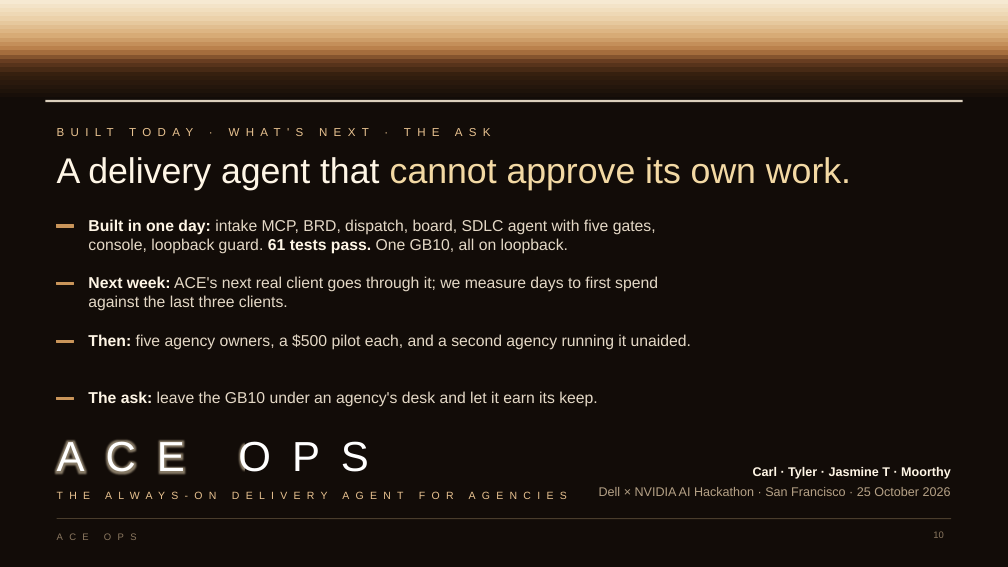
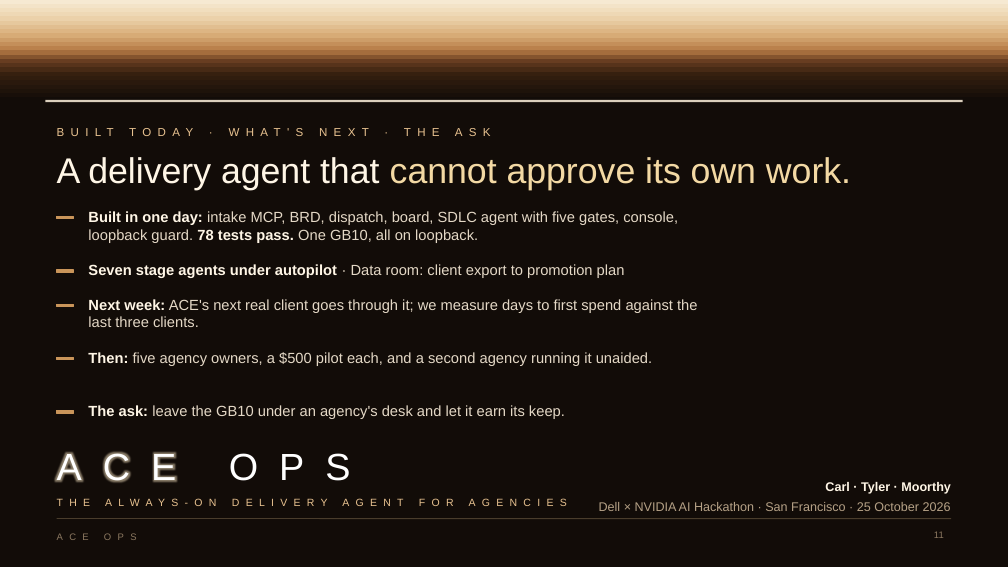
Before and after one commit to carljouffroy/aceops, a slide deck: slide 11 of docs/pitch/deck.pptx (slide 10 before the commit). Drawn at 1008x567 pixels with LibreOffice and Linux fonts; fonts in the diff are those of the drawing. Boxes give left, top, right and bottom in pixels: in the first picture for what was removed or moved away, otherwise in the second. Text is boxed around its words. In the diff, an @@ line names an element or a change of style, - is before the commit and + after.

```diff
--- a/docs/pitch/deck.pptx
+++ b/docs/pitch/deck.pptx
@@ rectangle: place and size @@
-rectangle at bbox=[57, 225, 73, 228]
+rectangle at bbox=[57, 217, 73, 219]
@@ text at bbox=[88, 211, 678, 243]: text changed; size 15 to 14 pt @@
-Built in one day: intake MCP, BRD, dispatch, board, SDLC agent with five gates, console, loopback guard. 61 tests pass. One GB10, all on loopback.
+Built in one day: intake MCP, BRD, dispatch, board, SDLC agent with five gates, console, loopback guard. 78 tests pass. One GB10, all on loopback.
@@ text added at bbox=[88, 264, 625, 278], 14 pt, text #E4D8C6 @@
+Seven stage agents under autopilot · Data room: client export to promotion plan
@@ rectangle: place and size @@
-rectangle at bbox=[57, 283, 73, 285]
+rectangle at bbox=[57, 270, 73, 272]
@@ size 15 to 14 pt in 3 elements at bbox=[88, 405, 565, 419], bbox=[88, 352, 652, 366], bbox=[88, 299, 697, 327] @@
@@ text "Next week: ACE's next real ...": place and size @@
-text "Next week: ACE's next real ..." at bbox=[88, 276, 658, 311]
+text "Next week: ACE's next real ..." at bbox=[88, 299, 697, 327]
@@ rectangle: place and size @@
-rectangle at bbox=[57, 340, 73, 343]
+rectangle at bbox=[57, 304, 73, 306]
@@ rectangle: place and size @@
-rectangle at bbox=[57, 398, 73, 400]
+rectangle at bbox=[57, 358, 73, 360]
@@ text "Then: five agency owners, a ...": place and size @@
-text "Then: five agency owners, a ..." at bbox=[88, 334, 691, 350]
+text "Then: five agency owners, a ..." at bbox=[88, 352, 652, 366]
@@ rectangle added at bbox=[57, 411, 73, 414], fill #C9955A, outline #C9955A 1 pt @@
@@ text "The ask: leave the GB10 ...": place and size @@
-text "The ask: leave the GB10 ..." at bbox=[88, 391, 597, 407]
+text "The ask: leave the GB10 ..." at bbox=[88, 405, 565, 419]
@@ text "ACE OPS": place and size @@
-text "ACE OPS" at bbox=[57, 420, 510, 480]
+text "ACE OPS" at bbox=[57, 439, 510, 488]
@@ text "ACE OPS" at bbox=[57, 439, 510, 488]: size 40 to 36 pt @@
@@ text "Carl · Tyler · Moorthy": place and size @@
-text "Carl · Tyler · Moorthy" at bbox=[599, 467, 951, 496]
+text "Carl · Tyler · Moorthy" at bbox=[599, 482, 951, 511]
@@ text "THE ALWAYS-ON DELIVERY AGENT FOR ...": place and size @@
-text "THE ALWAYS-ON DELIVERY AGENT FOR ..." at bbox=[57, 484, 586, 507]
+text "THE ALWAYS-ON DELIVERY AGENT FOR ..." at bbox=[57, 492, 586, 514]
@@ text at bbox=[825, 482, 951, 494]: text changed @@
-Carl · Tyler · Jasmine T · Moorthy
+Carl · Tyler · Moorthy
@@ page number at bbox=[934, 531, 944, 538]: text changed @@
-10
+11
```
Also in this commit, not shown: 5 other slides changed, 1 slide added.
